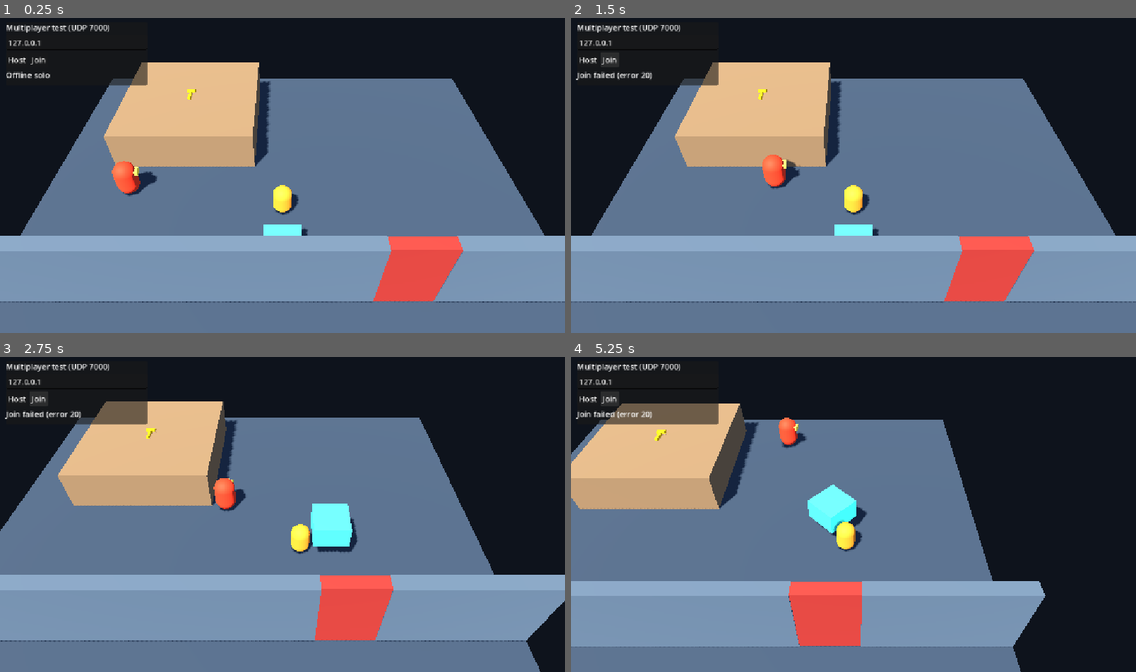
Above: before the commit, frames 1-4 (two rows, left to right).
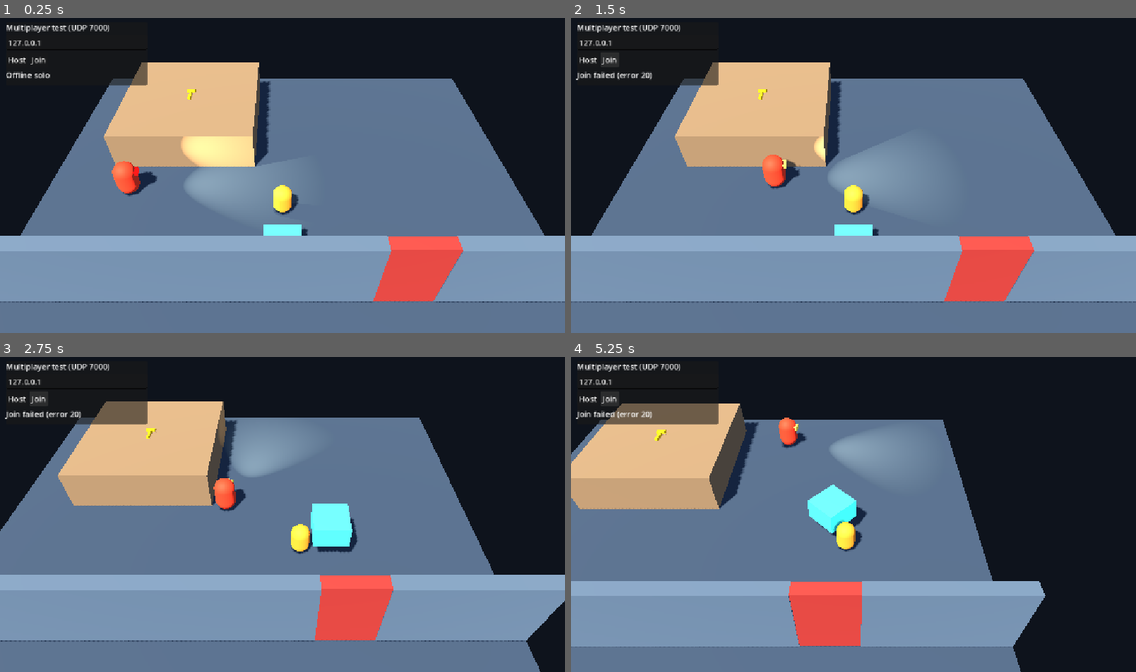
Above: after the commit, the same moments.

Repository: Lukasohgren/break-out-bear
Game: Godot game, scene res://scenes/main.tscn
The game is run twice, just before and just after one commit, with the same random seed, the same clock (stepped at 60 frames per second) and the same inputs.
Inputs:
- Up to frame 1 (0.25 s): no input
- Up to frame 2 (1.5 s): click "Host" at 0.5 s; click "Join" at 1.25 s
- Up to frame 3 (2.75 s): hold D (move_right) from 2.03 s (still down); tap E (interact) at 2.1 s
- Up to frame 4 (5.25 s): release D (move_right) at 2.78 s; hold S (move_backward) 2.78-3.53 s; tap E (interact) every 0.75 s from 2.85 to 5.1 s; hold D (move_right) 3.53-4.28 s; hold W (move_forward) 4.28-5.03 s; hold A (move_left) from 5.03 s (still down)

The runs differ from the first frame. In frame 1, 2.8% of the frame differs, in the area x 23-50%, y 37-62%; in frame 2, 1.8%; in frame 3, 1.3%; in frame 4, 1.0%.

Commit message:
Implemented multiplayer guard vision system

Diff:
--- a/guard/guard.gd
+++ b/guard/guard.gd
@@ -1,4 +1,6 @@
 extends CharacterBody3D
+
+const WORLD_VISION_MASK: int = 1
 
 @export var patrol_route: Node3D
 
@@ -10,15 +12,46 @@
 @export_range(0.05, 1.0, 0.01, "or_greater", "suffix:m")
 var patrol_point_tolerance: float = 0.18
 
+@export_group("Vision")
+@export_range(0.1, 20.0, 0.1, "or_greater", "suffix:m")
+var vision_range: float = 3.5
+## Full horizontal width of the vision cone, in degrees.
+@export_range(1.0, 179.0, 1.0, "suffix:deg")
+var vision_angle_degrees: float = 70.0
+
+@export_group("Vision Debug")
+@export var show_vision_debug: bool = true:
+	set(value):
+		show_vision_debug = value
+		if is_node_ready():
+			_update_vision_debug()
+
+## Peer IDs currently visible to this Guard; replicated from the host for debugging.
+@export var visible_player_peer_ids: PackedInt32Array = PackedInt32Array():
+	set(value):
+		visible_player_peer_ids = value
+		if is_node_ready():
+			_update_vision_debug()
+
 @onready var navigation_agent: NavigationAgent3D = $NavigationAgent3D
+@onready var vision_origin: Marker3D = $VisionOrigin
+@onready var flashlight: SpotLight3D = $VisionOrigin/SpotLight3D
+@onready var facing_marker: MeshInstance3D = $FacingMarker
 
 var patrol_points: Array[Marker3D] = []
 var patrol_point_index: int = 0
 var _target_started: bool = false
 var _gravity: float = float(ProjectSettings.get_setting("physics/3d/default_gravity"))
+var _detected_material: StandardMaterial3D = StandardMaterial3D.new()
 
 
 func _ready() -> void:
+	flashlight.spot_range = vision_range
+	flashlight.spot_angle = vision_angle_degrees * 0.5
+	_detected_material.albedo_color = Color(1.0, 0.1, 0.1)
+	_detected_material.shading_mode = BaseMaterial3D.SHADING_MODE_UNSHADED
+	_update_vision_debug()
+
 	if patrol_route == null:
 		push_error("Guard needs a Patrol Route reference in the Inspector.")
 		set_physics_process(false)
@@ -72,6 +105,50 @@
 
 	move_and_slide()
 	_rotate_toward_movement(delta)
+	_update_visible_players()
+
+
+func _update_visible_players() -> void:
+	var currently_visible := PackedInt32Array()
+	for node in get_tree().get_nodes_in_group("players"):
+		var player: CharacterBody3D = node as CharacterBody3D
+		if player == null or player.is_queued_for_deletion():
+			continue
+		var target: Marker3D = player.get_node_or_null("VisionTarget") as Marker3D
+		if target == null:
+			continue
+		if _can_see_target(target.global_position):
+			currently_visible.append(player.get_multiplayer_authority())
+	currently_visible.sort()
+	if currently_visible != visible_player_peer_ids:
+		visible_player_peer_ids = currently_visible
+
+
+func _can_see_target(target_position: Vector3) -> bool:
+	var origin: Vector3 = vision_origin.global_position
+	var to_target: Vector3 = target_position - origin
+	if to_target.length_squared() > vision_range * vision_range:
+		return false
+
+	var horizontal_direction: Vector3 = to_target
+	horizontal_direction.y = 0.0
+	if not horizontal_direction.is_zero_approx():
+		var forward: Vector3 = -global_basis.z
+		forward.y = 0.0
+		var minimum_dot: float = cos(deg_to_rad(vision_angle_degrees * 0.5))
+		if forward.normalized().dot(horizontal_direction.normalized()) < minimum_dot:
+			return false
+
+	var query := PhysicsRayQueryParameters3D.create(origin, target_position, WORLD_VISION_MASK)
+	# The forward-mounted origin can overlap a wall when the Guard stands close to it.
+	query.hit_from_inside = true
+	return get_world_3d().direct_space_state.intersect_ray(query).is_empty()
+
+
+func _update_vision_debug() -> void:
+	facing_marker.material_override = (
+		_detected_material if show_vision_debug and not visible_player_peer_ids.is_empty() else null
+	)
 
 
 func _set_patrol_target() -> void:
--- a/guard/guard.tscn
+++ b/guard/guard.tscn
@@ -29,6 +29,9 @@
 properties/1/path = NodePath(".:rotation")
 properties/1/spawn = false
 properties/1/replication_mode = 1
+properties/2/path = NodePath(".:visible_player_peer_ids")
+properties/2/spawn = false
+properties/2/replication_mode = 2
 
 [node name="Guard" type="CharacterBody3D"]
 collision_layer = 4
@@ -48,6 +51,16 @@
 position = Vector3(0, 0.42, -0.18)
 mesh = SubResource("BoxMesh_front")
 
+[node name="VisionOrigin" type="Marker3D" parent="."]
+position = Vector3(0, 0.45, -0.22)
+
+[node name="SpotLight3D" type="SpotLight3D" parent="VisionOrigin"]
+light_color = Color(1, 0.9, 0.66, 1)
+light_energy = 2.0
+spot_range = 3.5
+spot_angle = 35.0
+shadow_enabled = true
+
 [node name="NavigationAgent3D" type="NavigationAgent3D" parent="."]
 path_desired_distance = 0.12
 target_desired_distance = 0.18
--- a/player/player.tscn
+++ b/player/player.tscn
@@ -42,6 +42,9 @@
 position = Vector3(0, 0.25, 0)
 mesh = SubResource("CapsuleMesh_toy")
 
+[node name="VisionTarget" type="Marker3D" parent="."]
+position = Vector3(0, 0.25, 0)
+
 [node name="InteractionArea" type="Area3D" parent="."]
 position = Vector3(0, 0.25, 0)
 collision_layer = 0
--- a/scenes/main.tscn
+++ b/scenes/main.tscn
@@ -75,62 +75,62 @@
 movement_camera = NodePath("../CameraRig/Camera3D")
 
 [node name="StepBox" parent="." unique_id=707071897 instance=ExtResource("3_carryable")]
-position = Vector3(0, 0.175, 0.85)
+transform = Transform3D(1, 0, 0, 0, 1, 0, 0, 0, 1, 0, 0.175, 0.85)
 
-[node name="Shelf" type="StaticBody3D" parent="."]
+[node name="Shelf" type="StaticBody3D" parent="." unique_id=235276855]
 editor_description = "Top surface at Y = 0.7 m. Change mesh and collision dimensions together to tune the puzzle."
-position = Vector3(-1.75, 0.35, -2.25)
+transform = Transform3D(1, 0, 0, 0, 1, 0, 0, 0, 1, -1.75, 0.35, -2.25)
 
-[node name="MeshInstance3D" type="MeshInstance3D" parent="Shelf"]
+[node name="MeshInstance3D" type="MeshInstance3D" parent="Shelf" unique_id=494855934]
 mesh = SubResource("BoxMesh_shelf")
 
-[node name="CollisionShape3D" type="CollisionShape3D" parent="Shelf"]
+[node name="CollisionShape3D" type="CollisionShape3D" parent="Shelf" unique_id=228963253]
 shape = SubResource("BoxShape3D_shelf")
 
-[node name="Key" parent="." instance=ExtResource("5_key")]
-position = Vector3(-1.75, 0.73, -2.25)
+[node name="Key" parent="." unique_id=1923652830 instance=ExtResource("5_key")]
+transform = Transform3D(1, 0, 0, 0, 1, 0, 0, 0, 1, -1.75, 0.73, -2.25)
 
-[node name="WallLeft" type="StaticBody3D" parent="."]
-position = Vector3(-1.4, 0.6, 1.5)
+[node name="WallLeft" type="StaticBody3D" parent="." unique_id=463136917]
+transform = Transform3D(1, 0, 0, 0, 1, 0, 0, 0, 1, -1.4, 0.6, 1.5)
 
-[node name="MeshInstance3D" type="MeshInstance3D" parent="WallLeft"]
+[node name="MeshInstance3D" type="MeshInstance3D" parent="WallLeft" unique_id=694020464]
 mesh = SubResource("BoxMesh_wall_left")
 
-[node name="CollisionShape3D" type="CollisionShape3D" parent="WallLeft"]
+[node name="CollisionShape3D" type="CollisionShape3D" parent="WallLeft" unique_id=317521009]
 shape = SubResource("BoxShape3D_wall_left")
 
-[node name="WallRight" type="StaticBody3D" parent="."]
-position = Vector3(3, 0.6, 1.5)
+[node name="WallRight" type="StaticBody3D" parent="." unique_id=631829854]
+transform = Transform3D(1, 0, 0, 0, 1, 0, 0, 0, 1, 3, 0.6, 1.5)
 
-[node name="MeshInstance3D" type="MeshInstance3D" parent="WallRight"]
+[node name="MeshInstance3D" type="MeshInstance3D" parent="WallRight" unique_id=121018809]
 mesh = SubResource("BoxMesh_wall_right")
 
-[node name="CollisionShape3D" type="CollisionShape3D" parent="WallRight"]
+[node name="CollisionShape3D" type="CollisionShape3D" parent="WallRight" unique_id=955622830]
 shape = SubResource("BoxShape3D_wall_right")
 
-[node name="LockedDoor" parent="." instance=ExtResource("6_locked_door")]
-position = Vector3(1.6, 0.6, 1.5)
+[node name="LockedDoor" parent="." unique_id=261168595 instance=ExtResource("6_locked_door")]
+transform = Transform3D(1, 0, 0, 0, 1, 0, 0, 0, 1, 1.6, 0.6, 1.5)
 
-[node name="GuardNavigation" type="NavigationRegion3D" parent="."]
+[node name="GuardNavigation" type="NavigationRegion3D" parent="." unique_id=216580089]
 navigation_mesh = ExtResource("7_guard_nav")
 
-[node name="GuardPatrol" type="Node3D" parent="."]
+[node name="GuardPatrol" type="Node3D" parent="." unique_id=1547520755]
 editor_description = "Move these markers to edit the Guard patrol. Child order is the visit order. Rebake GuardNavigation after changing static geometry."
 
-[node name="Point01" type="Marker3D" parent="GuardPatrol"]
-position = Vector3(-2.8, 0, -0.4)
+[node name="Point01" type="Marker3D" parent="GuardPatrol" unique_id=308264481]
+transform = Transform3D(1, 0, 0, 0, 1, 0, 0, 0, 1, -2.8, 0, -0.4)
 
-[node name="Point02" type="Marker3D" parent="GuardPatrol"]
-position = Vector3(0.2, 0, -3.25)
+[node name="Point02" type="Marker3D" parent="GuardPatrol" unique_id=322829123]
+transform = Transform3D(1, 0, 0, 0, 1, 0, 0, 0, 1, 0.2, 0, -3.25)
 
-[node name="Point03" type="Marker3D" parent="GuardPatrol"]
-position = Vector3(2.5, 0, -2.7)
+[node name="Point03" type="Marker3D" parent="GuardPatrol" unique_id=1996961606]
+transform = Transform3D(1, 0, 0, 0, 1, 0, 0, 0, 1, 2.5, 0, -2.7)
 
-[node name="Point04" type="Marker3D" parent="GuardPatrol"]
-position = Vector3(1.6, 0, 0.8)
+[node name="Point04" type="Marker3D" parent="GuardPatrol" unique_id=1008773414]
+transform = Transform3D(1, 0, 0, 0, 1, 0, 0, 0, 1, 1.6, 0, 0.8)
 
-[node name="Guard" parent="." node_paths=PackedStringArray("patrol_route") instance=ExtResource("8_guard")]
-position = Vector3(-2.8, 0, -0.4)
+[node name="Guard" parent="." unique_id=132473106 node_paths=PackedStringArray("patrol_route") instance=ExtResource("8_guard")]
+transform = Transform3D(1, 0, 0, 0, 1, 0, 0, 0, 1, -2.8, 0, -0.4)
 patrol_route = NodePath("../GuardPatrol")
 
 [node name="WorldEnvironment" type="WorldEnvironment" parent="." unique_id=1158593214]
@@ -154,38 +154,45 @@
 fov = 45.0
 far = 50.0
 
-[node name="NetworkSession" type="Node" parent="."]
+[node name="NetworkSession" type="Node" parent="." unique_id=520576725]
 script = ExtResource("4_network_session")
 
-[node name="Players" type="Node3D" parent="NetworkSession"]
+[node name="Players" type="Node3D" parent="NetworkSession" unique_id=277110818]
 
-[node name="MultiplayerSpawner" type="MultiplayerSpawner" parent="NetworkSession"]
+[node name="MultiplayerSpawner" type="MultiplayerSpawner" parent="NetworkSession" unique_id=1416967412]
 spawn_path = NodePath("../Players")
 
-[node name="DebugUI" type="CanvasLayer" parent="NetworkSession"]
+[node name="DebugUI" type="CanvasLayer" parent="NetworkSession" unique_id=1232376535]
 
-[node name="PanelContainer" type="PanelContainer" parent="NetworkSession/DebugUI"]
+[node name="PanelContainer" type="PanelContainer" parent="NetworkSession/DebugUI" unique_id=1875703218]
 offset_left = 12.0
 offset_top = 12.0
 offset_right = 300.0
 offset_bottom = 142.0
 
-[node name="VBoxContainer" type="VBoxContainer" parent="NetworkSession/DebugUI/PanelContainer"]
+[node name="VBoxContainer" type="VBoxContainer" parent="NetworkSession/DebugUI/PanelContainer" unique_id=655123992]
+layout_mode = 2
 
-[node name="Title" type="Label" parent="NetworkSession/DebugUI/PanelContainer/VBoxContainer"]
+[node name="Title" type="Label" parent="NetworkSession/DebugUI/PanelContainer/VBoxContainer" unique_id=377289544]
+layout_mode = 2
 text = "Multiplayer test (UDP 7000)"
 
-[node name="Address" type="LineEdit" parent="NetworkSession/DebugUI/PanelContainer/VBoxContainer"]
+[node name="Address" type="LineEdit" parent="NetworkSession/DebugUI/PanelContainer/VBoxContainer" unique_id=1328612284]
+layout_mode = 2
 text = "127.0.0.1"
 placeholder_text = "Host IP for Join"
 
-[node name="Buttons" type="HBoxContainer" parent="NetworkSession/DebugUI/PanelContainer/VBoxContainer"]
+[node name="Buttons" type="HBoxContainer" parent="NetworkSession/DebugUI/PanelContainer/VBoxContainer" unique_id=1809216177]
+layout_mode = 2
 
-[node name="HostButton" type="Button" parent="NetworkSession/DebugUI/PanelContainer/VBoxContainer/Buttons"]
+[node name="HostButton" type="Button" parent="NetworkSession/DebugUI/PanelContainer/VBoxContainer/Buttons" unique_id=1426871052]
+layout_mode = 2
 text = "Host"
 
-[node name="JoinButton" type="Button" parent="NetworkSession/DebugUI/PanelContainer/VBoxContainer/Buttons"]
+[node name="JoinButton" type="Button" parent="NetworkSession/DebugUI/PanelContainer/VBoxContainer/Buttons" unique_id=1049522693]
+layout_mode = 2
 text = "Join"
 
-[node name="Status" type="Label" parent="NetworkSession/DebugUI/PanelContainer/VBoxContainer"]
+[node name="Status" type="Label" parent="NetworkSession/DebugUI/PanelContainer/VBoxContainer" unique_id=1417265238]
+layout_mode = 2
 text = "Offline solo"
Not shown: 1 places in scenes/main.tscn that only renumber resources
